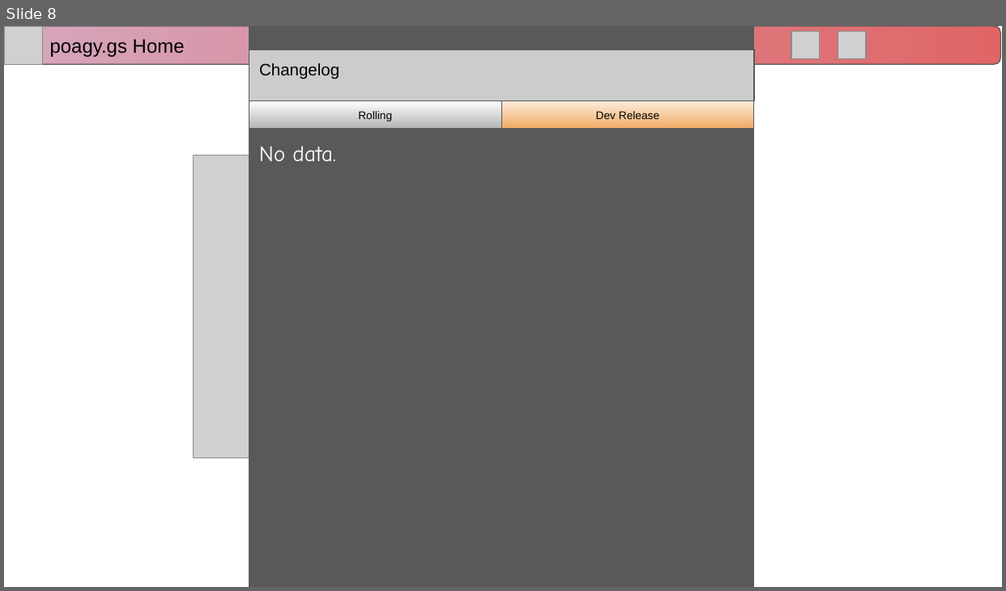
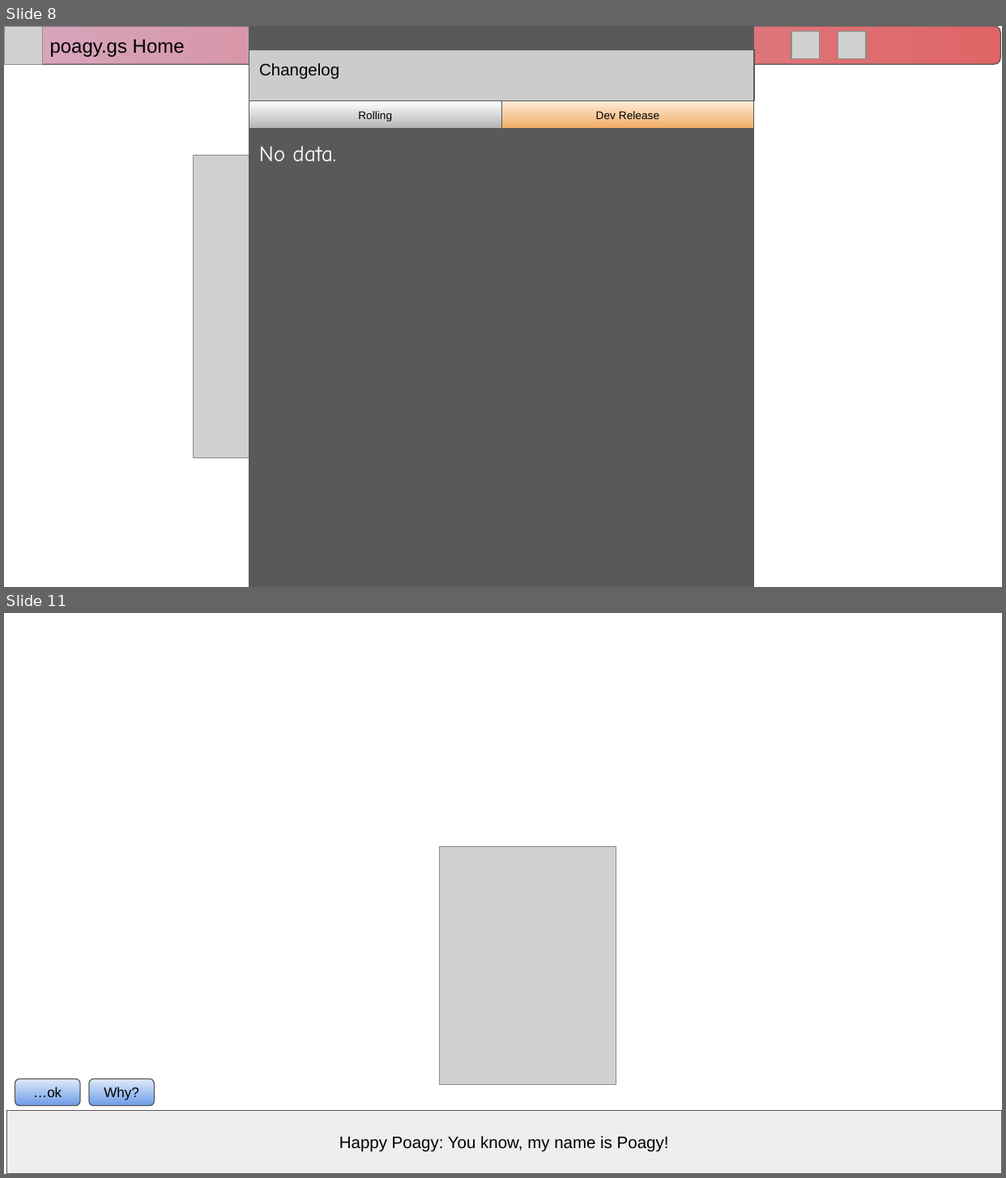
Before and after one commit to RitPigDev/poagy.gs-plus, a slide deck: poagy.gs+.pptx. Shown one above the other, each under a label of ours: slide 8 before the commit, slides 8 and 11 after it; the slides between them are not shown. The pictures are 1006x591 and 1006x1178 pixels, drawn with LibreOffice and Linux fonts; fonts in the diff are those of the drawing; grey boxes stand for pictures; background and template pictures are left out. Boxes give left, top, right and bottom in pixels: in the first picture for what was removed or moved away, otherwise in the second. Text is boxed around its words. In the diff, an @@ line names an element or a change of style, - is before the commit and + after.

```diff
--- a/poagy.gs+.pptx
+++ b/poagy.gs+.pptx
@@ slide 11 added at [4,613,1002,1174], background picture (left out) @@
@@ picture added at [439,846,616,1085] @@
@@ rounded rectangle added at [15,1079,80,1106], fill gradient #DFEAFB to #6E9CE7, outline #595959 0.75 pt, 10 pt, text #000000 @@
+…ok
@@ rounded rectangle added at [89,1079,154,1106], fill gradient #DFEAFB to #6E9CE7, outline #595959 0.75 pt, 10 pt, text #000000 @@
+Why?
@@ rectangle added at [7,1111,1002,1174], fill #EEEEEE, outline #595959 0.75 pt, 12 pt, text #000000 @@
+Happy Poagy: You know, my name is Poagy!
```
Also in this commit, not shown: 7 slides changed, 17 other slides added.
